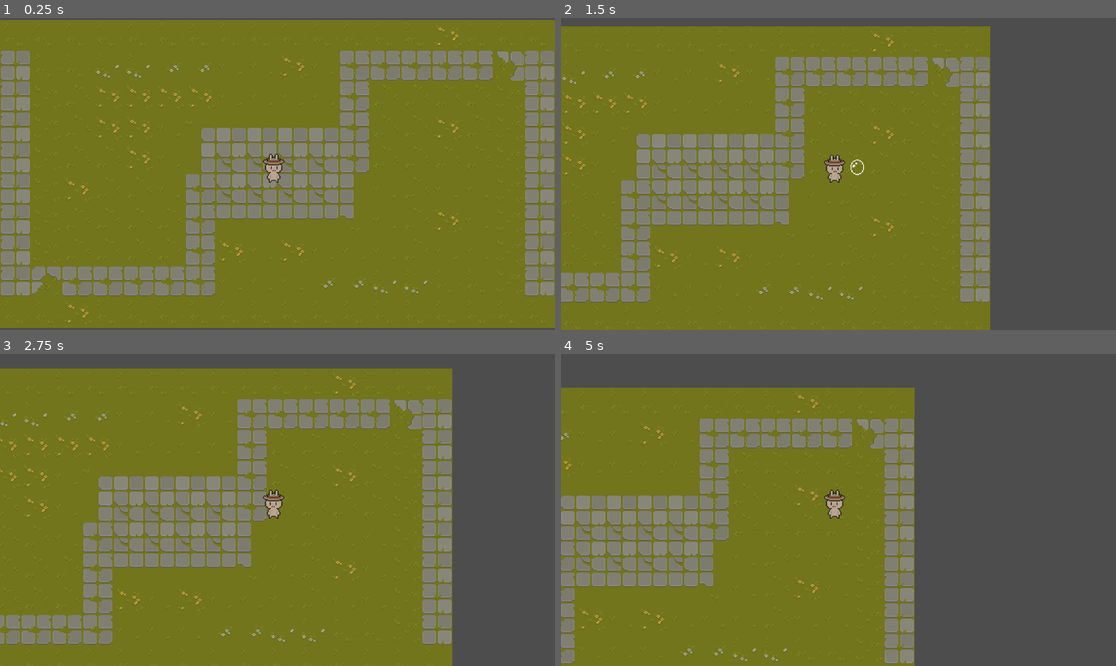
Above: before the commit, frames 1-4 (two rows, left to right).
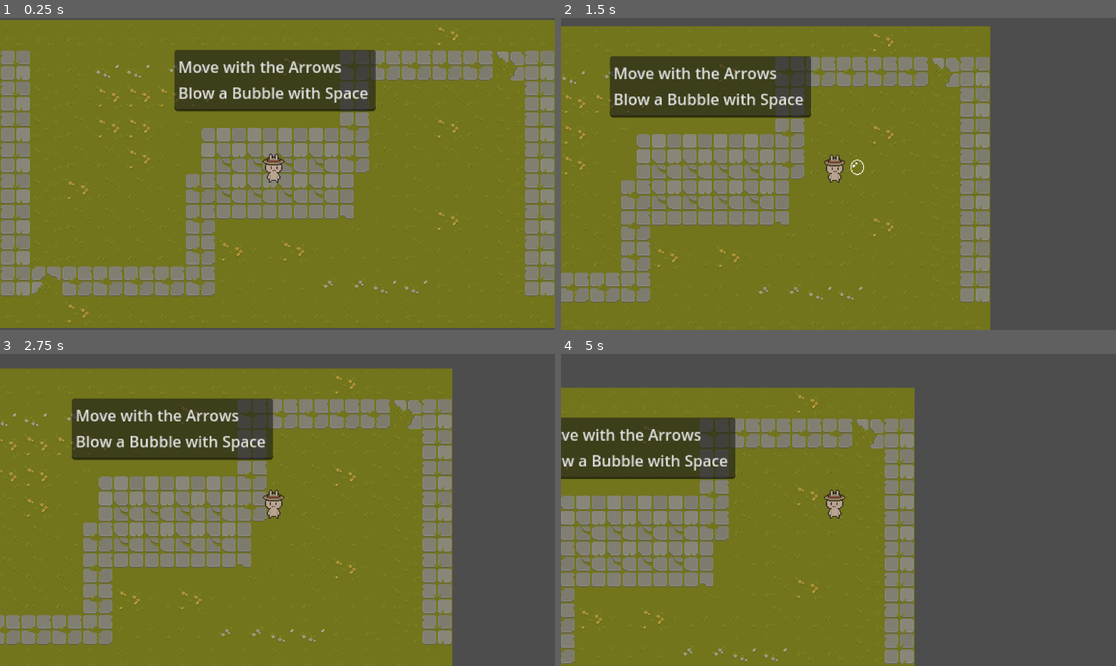
Above: after the commit, the same moments.

Repository: AlexPinekone/bubbleamdh
Game: Godot game, scene res://Levels/level_0.tscn
Same seed, same stepped clock (60 frames per second), same inputs: the game is played once before the commit and once after it.
Inputs:
- Up to frame 1 (0.25 s): no input
- Up to frame 2 (1.5 s): tap Enter at 0.5 s; hold Right (ui_right) from 0.53 s (still down); tap Space (blow) at 0.6, 1.35 s; tap Up (ui_up) at 0.77 s
- Up to frame 3 (2.75 s): tap Up (ui_up) at 1.52 s; release Right (ui_right) at 2.03 s; hold Left (ui_left) from 2.03 s (still down); tap Space (blow) at 2.1 s
- Up to frame 4 (5 s): release Left (ui_left) at 2.78 s; hold Right (ui_right) 2.78-4.28 s; tap Space (blow) at 2.85, 3.6, 4.35 s; tap Up (ui_up) at 3.02, 3.77, 4.52 s; hold Left (ui_left) from 4.28 s (still down)

The runs differ from the first frame. In frame 1, 7.1% of the frame differs, in the area x 31-68%, y 10-30%; in frame 2, 7.2%; in frame 3, 7.2%, in the area x 12-50%, y 14-35%; in frame 4, 6.1%.

Commit message:
?
Hay un error. No se porque Godot no me deja presionar espacio y la tecla arriba a la vez. ¿Mi teclado esta mal?

Diff:
--- a/Levels/level_0.tscn
+++ b/Levels/level_0.tscn
@@ -82,6 +82,14 @@
 format = 2
 layer_0/tile_data = PackedInt32Array(327671, 1, 3, 327672, 1, 3, 327673, 327681, 3, 327674, 1, 3, 327675, 1, 3, 327676, …(2933 unchanged characters)…
 
+[node name="TextEdit" type="TextEdit" parent="."]
+offset_left = -107.0
+offset_top = -129.0
+offset_right = 102.0
+offset_bottom = -65.0
+text = "Move with the Arrows
+Blow a Bubble with Space"
+
 [node name="Player" parent="." instance=ExtResource("2_yc58d")]
 position = Vector2(-4, -7)
 
--- a/Nodos/Jugador/player.gd
+++ b/Nodos/Jugador/player.gd
@@ -15,6 +15,7 @@
 	velocity = input_direction * SPEED
 
 	if Input.is_action_just_pressed("blow"):
+		print("A")
 		blow()
 	move_and_slide()
 
@@ -48,17 +49,28 @@
 func blow():
 	#$AnimatedSprite.play("blow")
 
+	var velocidadActualX = SPEED
+	var velocidadActualY = SPEED
 	var bubble_ins = bubble.instantiate()
-	if sprite_direction == "Right":
-		bubble_ins.speedX = bubble_speed * ((velocity.x / SPEED) if velocity.x != 0 || velocity.y !=0 else 1)
-	else:
-		bubble_ins.speedX = -bubble_speed * ((-velocity.x / SPEED) if velocity.x != 0 || velocity.y !=0 else 1)
-
-	if sprite_direction == "Down":
-		bubble_ins.speedY = bubble_speed * ((velocity.y / SPEED) if velocity.x != 0 || velocity.y !=0 else 1)
-	else:
-		bubble_ins.speedY = -bubble_speed * ((-velocity.y / SPEED) if velocity.x != 0 || velocity.y !=0 else 1)
-
 	bubble_ins.time_on_air = bubble_time
 	bubble_ins.position = position
-	get_parent().add_child(bubble_ins)
+
+	if velocity.x != SPEED || velocity.y != SPEED:
+		velocidadActualX = velocity.x
+		velocidadActualY = velocity.y
+
+	if sprite_direction == "Right":
+		bubble_ins.speedX = bubble_speed * ((velocity.x / velocidadActualX) if velocity.x != 0 || velocity.y !=0 else 1)
+		get_parent().add_child(bubble_ins)
+	else:
+		if sprite_direction == "Left":
+			bubble_ins.speedX = -bubble_speed * ((velocity.x / velocidadActualX) if velocity.x != 0 || velocity.y !=0 else 1)
+			get_parent().add_child(bubble_ins)
+		else:
+			if sprite_direction == "Down":
+				bubble_ins.speedY = bubble_speed * ((velocity.y / velocidadActualY) if velocity.x != 0 || velocity.y !=0 else 1)
+				get_parent().add_child(bubble_ins)
+			else:
+				if sprite_direction == "Up":
+					bubble_ins.speedY = -bubble_speed * ((velocity.y / velocidadActualY) if velocity.x != 0 || velocity.y !=0 else 1)
+					get_parent().add_child(bubble_ins)
--- a/Nodos/bubble.tscn
+++ b/Nodos/bubble.tscn
@@ -14,8 +14,11 @@
 	timer.wait_time = time_on_air
 
 func _physics_process(delta):
+	#if position.x == 0:
+	position.y += speedY
+	#else:
 	position.x += speedX
-	position.y += speedY
+
 
 
 func _on_body_entered(body: Node2D) -> void:
--- a/project.godot
+++ b/project.godot
@@ -20,16 +20,25 @@
 left={
 "deadzone": 0.5,
 "events": [Object(InputEventKey,"resource_local_to_scene":false,"resource_name":"","device":-1,"window_id":0,"alt_press …(191 unchanged characters)…
+, Object(InputEventKey,"resource_local_to_scene":false,"resource_name":"","device":-1,"window_id":0,"alt_pressed":false,"shift_pressed":false,"ctrl_pressed":false,"meta_pressed":false,"pressed":false,"keycode":0,"physical_keycode":4194319,"key_label":0,"unicode":0,"location":0,"echo":false,"script":null)
 ]
 }
 right={
 "deadzone": 0.5,
 "events": [Object(InputEventKey,"resource_local_to_scene":false,"resource_name":"","device":-1,"window_id":0,"alt_press …(192 unchanged characters)…
+, Object(InputEventKey,"resource_local_to_scene":false,"resource_name":"","device":-1,"window_id":0,"alt_pressed":false,"shift_pressed":false,"ctrl_pressed":false,"meta_pressed":false,"pressed":false,"keycode":0,"physical_keycode":4194321,"key_label":0,"unicode":0,"location":0,"echo":false,"script":null)
 ]
 }
-jump={
+up={
 "deadzone": 0.5,
-"events": [Object(InputEventKey,"resource_local_to_scene":fa …(140 unchanged characters)… d":false,"keycode":0,"physical_keycode":87,"key_label":0,"unicode":119,"location":0,"echo":false,"script":null)
+"events": [Object(InputEventKey,"resource_local_to_scene":fa …(140 unchanged characters)… d":false,"keycode":0,"physical_keycode":4194320,"key_label":0,"unicode":0,"location":0,"echo":false,"script":null)
+, Object(InputEventKey,"resource_local_to_scene":false,"resource_name":"","device":-1,"window_id":0,"alt_pressed":false,"shift_pressed":false,"ctrl_pressed":false,"meta_pressed":false,"pressed":false,"keycode":0,"physical_keycode":87,"key_label":0,"unicode":119,"location":0,"echo":false,"script":null)
+]
+}
+down={
+"deadzone": 0.5,
+"events": [Object(InputEventKey,"resource_local_to_scene":false,"resource_name":"","device":-1,"window_id":0,"alt_pressed":false,"shift_pressed":false,"ctrl_pressed":false,"meta_pressed":false,"pressed":false,"keycode":0,"physical_keycode":4194322,"key_label":0,"unicode":0,"location":0,"echo":false,"script":null)
+, Object(InputEventKey,"resource_local_to_scene":false,"resource_name":"","device":-1,"window_id":0,"alt_pressed":false,"shift_pressed":false,"ctrl_pressed":false,"meta_pressed":false,"pressed":false,"keycode":0,"physical_keycode":83,"key_label":0,"unicode":115,"location":0,"echo":false,"script":null)
 ]
 }
 blow={
